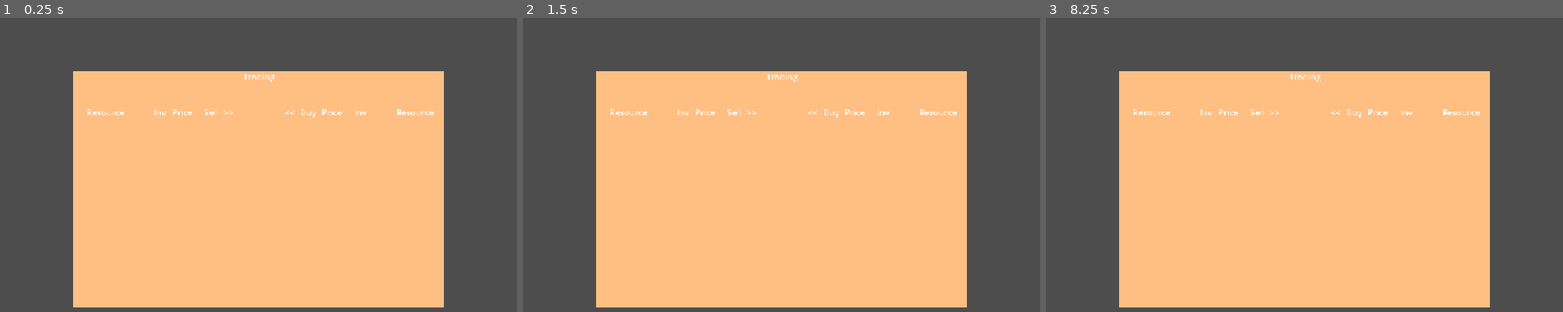
Above: before the commit, frames 1-3 (left to right).
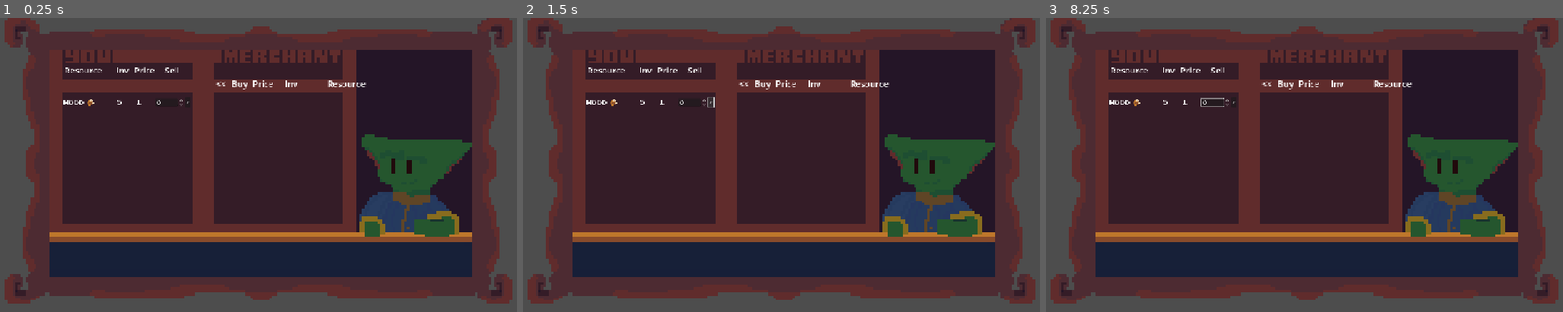
Above: after the commit, the same moments.

Repository: JontanKhuu/Ramen
Game: Godot game, scene res://UI/Trading/trade_ui.tscn
Two runs of this game, one before a commit and one after it. Both use one fixed random seed, a clock stepped at 60 frames per second and the inputs below. This scene is started directly instead of the project's main scene.
Inputs (mouse positions are in pixels of both pictures, inside the frame that each line leads up to):
- Up to frame 1 (0.25 s): no input
- Up to frame 2 (1.5 s): click (709, 103) at 0.5 s, where only the run after the commit has a clickable ">"; click (709, 103) at 1.25 s, where only the run after the commit has a clickable ">"
- Up to frame 3 (8.25 s): click (1232, 103) at 2 s, where only the run after the commit has a clickable ">"; tap Enter at 2.75 s; move the mouse to (1438, 170) at 2.77 s; click (1438, 170) at 2.85 s; click (1438, 170) at 3.5 s; move the mouse to (1180, 206) at 3.52 s; click (1180, 206) at 3.6 s; click (1180, 206) at 4.25 s; move the mouse to (1366, 115) at 4.27 s; click (1366, 115) at 4.35 s; click (1366, 115) at 5 s; move the mouse to (1273, 256) at 5.02 s; click (1273, 256) at 5.1 s; click (1273, 256) at 5.75 s; move the mouse to (1485, 241) at 5.77 s; click (1485, 241) at 5.85 s; click (1485, 241) at 6.5 s; move the mouse to (1123, 138) at 6.52 s; click (1123, 138) at 6.6 s; move the mouse to (1335, 188) at 7.27 s; click (1335, 188) at 7.35 s; move the mouse to (1211, 103) at 8.02 s; click (1211, 103) at 8.1 s

The runs differ from the first frame. In frame 1, 86% of the frame differs, in the area x 0-100%, y 0-99%; in frame 2, 86%; in frame 3, 86%.

Commit message:
almost done trading
missing automatic row creation and initialization

Diff:
--- a/TileMap/tile_map.gd
+++ b/TileMap/tile_map.gd
@@ -14,6 +14,7 @@
 var xdim : int = 2
 var ydim : int = 2
 var cost : int = 0
+var resource : Global.RESOURCES_TRACKED
 var type : int = 0
 
 func _process(delta: float) -> void:
@@ -25,11 +26,12 @@
 		_handle_hover()
 	pass
 
-func set_build_settings(xd : int, yd : int, c : int, t : int):
+func set_build_settings(xd : int, yd : int, c : int, t : int, r : Global.RESOURCES_TRACKED):
 	xdim = xd
 	ydim = yd
 	cost = c
 	type = t
+	resource = r
 	print(type)
 	is_building = true
 
@@ -38,7 +40,7 @@
 	hover.set_cell(tile,type,Vector2i(0,0))
 
 	if Input.is_action_just_pressed("confirm"):
-		if Global.wood < cost:
+		if Global.inventory_dict[resource] < cost:
 			is_building = false
 			return
 
@@ -48,7 +50,7 @@
 		get_parent().add_child(building)
 
 		is_building = false
-		Global.wood -= cost
+		Global.inventory_dict[resource] -= cost
 
 	pass
 
--- a/UI/BuildMenu/Script/build_action.gd
+++ b/UI/BuildMenu/Script/build_action.gd
@@ -5,12 +5,12 @@
 @export var woodCost : int
 @export var stoneCost : int
 @export var building : Buildings.BUILDINGS
+@export var resource1 : Global.RESOURCES_TRACKED
 @export var icon : CompressedTexture2D
-
 @onready var tileMap : BuildMap = get_node("/root/World/TileMap")
 
 func _ready() -> void:
 	$Button.icon = icon
 
 func _on_button_pressed() -> void:
-	tileMap.set_build_settings(xDimension, yDimension,woodCost, building)
+	tileMap.set_build_settings(xDimension, yDimension,woodCost, building, resource1)
--- a/UI/ResourceTrack/Scripts/resource_tracka.gd
+++ b/UI/ResourceTrack/Scripts/resource_tracka.gd
@@ -6,4 +6,4 @@
 func _process(delta: float) -> void:
 	match trackedResource:
 		0:
-			label.text = str(Global.wood)
+			label.text = str(Global.inventory_dict[trackedResource])
--- a/UI/Trading/trade_ui.gd
+++ b/UI/Trading/trade_ui.gd
@@ -1 +1,13 @@
 extends Control
+
+var initCoins : int
+var change : int
+
+func _process(delta: float) -> void:
+	if !visible:
+		return
+	change = Global.inventory_dict[Global.RESOURCES_TRACKED.COINS] - initCoins
+
+
+func _on_visibility_changed() -> void:
+	initCoins = Global.inventory_dict[Global.RESOURCES_TRACKED.COINS]
--- a/UI/Trading/trade_ui.tscn
+++ b/UI/Trading/trade_ui.tscn
@@ -1,57 +1,38 @@
-[gd_scene load_steps=2 format=3 uid="uid://cwyk2c760n12i"]
+[gd_scene load_steps=4 format=3 uid="uid://cwyk2c760n12i"]
 
 [ext_resource type="Script" uid="uid://bhrlicibpik8f" path="res://UI/Trading/trade_ui.gd" id="1_215ll"]
+[ext_resource type="Texture2D" uid="uid://cgh4rsjc2kjh4" path="res://UI/Trading/trade.png" id="2_6kbsj"]
+[ext_resource type="PackedScene" uid="uid://bs1bfyx675et6" path="res://UI/Trading/traderow.tscn" id="2_yxm8k"]
 
 [node name="TradeUI" type="Control"]
-custom_minimum_size = Vector2(700, 450)
+custom_minimum_size = Vector2(960, 540)
 layout_mode = 3
-anchors_preset = 8
-anchor_left = 0.5
-anchor_top = 0.5
-anchor_right = 0.5
-anchor_bottom = 0.5
-offset_left = -20.0
-offset_top = -20.0
-offset_right = 20.0
-offset_bottom = 20.0
-grow_horizontal = 2
-grow_vertical = 2
-script = ExtResource("1_215ll")
-
-[node name="TextureRect" type="ColorRect" parent="."]
-custom_minimum_size = Vector2(700, 450)
-layout_mode = 0
-offset_right = 500.0
-offset_bottom = 450.0
-color = Color(1, 0.746619, 0.511689, 1)
-
-[node name="Title" type="Label" parent="TextureRect"]
-layout_mode = 1
 anchors_preset = 5
 anchor_left = 0.5
 anchor_right = 0.5
-offset_left = -20.0
-offset_right = 20.0
-offset_bottom = 23.0
+offset_left = -480.0
+offset_right = 480.0
+offset_bottom = 540.0
 grow_horizontal = 2
-text = "Trading"
+script = ExtResource("1_215ll")
+
+[node name="Trade" type="Sprite2D" parent="."]
+scale = Vector2(5, 5)
+texture = ExtResource("2_6kbsj")
+centered = false
 
 [node name="Sell" type="HBoxContainer" parent="."]
 custom_minimum_size = Vector2(325, 0)
-layout_mode = 1
-anchors_preset = 4
-anchor_top = 0.5
-anchor_bottom = 0.5
-offset_left = 25.0
-offset_top = -165.0
-offset_right = 350.0
-offset_bottom = -125.0
-grow_vertical = 2
+layout_mode = 2
+offset_left = 113.0
+offset_top = 88.0
+offset_right = 479.0
+offset_bottom = 111.0
 theme_override_constants/separation = 10
 
 [node name="Resource" type="Label" parent="Sell"]
 layout_mode = 2
-text = "Resource           "
+text = "Resource    "
 
 [node name="Inv" type="Label" parent="Sell"]
 layout_mode = 2
@@ -59,15 +40,23 @@
 
 [node name="Price" type="Label" parent="Sell"]
 layout_mode = 2
-text = "Price   "
+text = "Price  "
 
 [node name="Sell" type="Label" parent="Sell"]
 layout_mode = 2
 text = "Sell"
 
-[node name="SellComplete" type="Label" parent="Sell"]
+[node name="VBoxContainer" type="VBoxContainer" parent="."]
+layout_mode = 0
+offset_left = 112.0
+offset_top = 142.0
+offset_right = 539.0
+offset_bottom = 200.0
+scale = Vector2(0.6, 0.6)
+alignment = 1
+
+[node name="TradeRow" parent="VBoxContainer" instance=ExtResource("2_yxm8k")]
 layout_mode = 2
-text = ">>"
 
 [node name="Buy" type="HBoxContainer" parent="."]
 custom_minimum_size = Vector2(325, 0)
@@ -101,3 +90,5 @@
 [node name="Resource" type="Label" parent="Buy"]
 layout_mode = 2
 text = "           Resource"
+
+[connection signal="visibility_changed" from="." to="." method="_on_visibility_changed"]
--- /dev/null
+++ b/UI/Trading/traderow.gd
@@ -0,0 +1,23 @@
+extends HBoxContainer
+
+@export var resource : Global.RESOURCES_TRACKED
+@export var resource_icon : Texture2D
+@export var price : int
+@export var inv : int
+
+@onready var sell: SpinBox = $Sell
+
+func _process(delta: float) -> void:
+	print(Global.inventory_dict[Global.RESOURCES_TRACKED.COINS])
+
+	price = Global.value_dict[resource]
+	inv = Global.inventory_dict[resource]
+
+	$Price.text = str(price)
+	$Inv.text = str(inv)
+
+func _on_sell_complete_pressed() -> void:
+	if sell.value > Global.inventory_dict[resource]:
+		return
+	Global.inventory_dict[resource] -= sell.value
+	Global.inventory_dict[Global.RESOURCES_TRACKED.COINS] += sell.value * price
--- /dev/null
+++ b/UI/Trading/traderow.tscn
@@ -0,0 +1,58 @@
+[gd_scene load_steps=6 format=3 uid="uid://bs1bfyx675et6"]
+
+[ext_resource type="Script" uid="uid://cckb5diikwagu" path="res://UI/Trading/traderow.gd" id="1_geuv1"]
+[ext_resource type="Texture2D" uid="uid://n13eu6x3e1ov" path="res://UI/ResourceTrack/Assets/ui.png" id="1_jdyek"]
+[ext_resource type="FontFile" uid="uid://y2wfxqrg8ieg" path="res://NPC/Debug/PressStart2P.ttf" id="2_mbqxr"]
+
+[sub_resource type="LabelSettings" id="LabelSettings_mbqxr"]
+
+[sub_resource type="Theme" id="Theme_mbqxr"]
+default_base_scale = 0.35
+default_font = ExtResource("2_mbqxr")
+default_font_size = 16
+
+[node name="TradeRow" type="HBoxContainer"]
+scale = Vector2(0.8, 1)
+script = ExtResource("1_geuv1")
+
+[node name="Resource" type="Label" parent="."]
+custom_minimum_size = Vector2(164, 0)
+layout_mode = 2
+theme_override_fonts/font = ExtResource("2_mbqxr")
+theme_override_font_sizes/font_size = 16
+text = "WOOD   "
+label_settings = SubResource("LabelSettings_mbqxr")
+
+[node name="ResourceIcon" type="Sprite2D" parent="Resource"]
+texture = ExtResource("1_jdyek")
+offset = Vector2(84, 8)
+hframes = 5
+vframes = 4
+frame = 5
+
+[node name="Inv" type="Label" parent="."]
+custom_minimum_size = Vector2(56, 0)
+layout_mode = 2
+theme_override_fonts/font = ExtResource("2_mbqxr")
+theme_override_font_sizes/font_size = 16
+text = "Inv"
+
+[node name="Price" type="Label" parent="."]
+custom_minimum_size = Vector2(56, 0)
+layout_mode = 2
+theme_override_fonts/font = ExtResource("2_mbqxr")
+theme_override_font_sizes/font_size = 16
+text = "Price"
+
+[node name="Sell" type="SpinBox" parent="."]
+layout_mode = 2
+size_flags_horizontal = 8
+size_flags_vertical = 4
+size_flags_stretch_ratio = 0.0
+theme = SubResource("Theme_mbqxr")
+
+[node name="SellComplete" type="Button" parent="."]
+layout_mode = 2
+text = ">"
+
+[connection signal="pressed" from="SellComplete" to="." method="_on_sell_complete_pressed"]
--- a/World/Scripts/Global.gd
+++ b/World/Scripts/Global.gd
@@ -2,7 +2,7 @@
 
 
 enum RESOURCES_TRACKED{
-	WOOD = 0, FOOD = 1,
+	WOOD = 0, FOOD = 1, COINS = 2
 }
 
 enum BUILDINGS{
@@ -13,7 +13,14 @@
 	NONE = 0, LABORER= 1, BUILDER = 2,
 }
 
-@export var wood := 5
-@export var coins := 0
+var build_queue = []
 
-var build_queue = []
+var value_dict : Dictionary = {
+	RESOURCES_TRACKED.WOOD : 1,
+	RESOURCES_TRACKED.FOOD : 2
+}
+var inventory_dict : Dictionary = {
+	RESOURCES_TRACKED.WOOD : 5,
+	RESOURCES_TRACKED.FOOD : 0,
+	RESOURCES_TRACKED.COINS : 0
+}
Binary file added: UI/Trading/trade.png
Not shown, added: UI/Trading/trade.png.import
Not shown, added: UI/Trading/traderow.gd.uid
